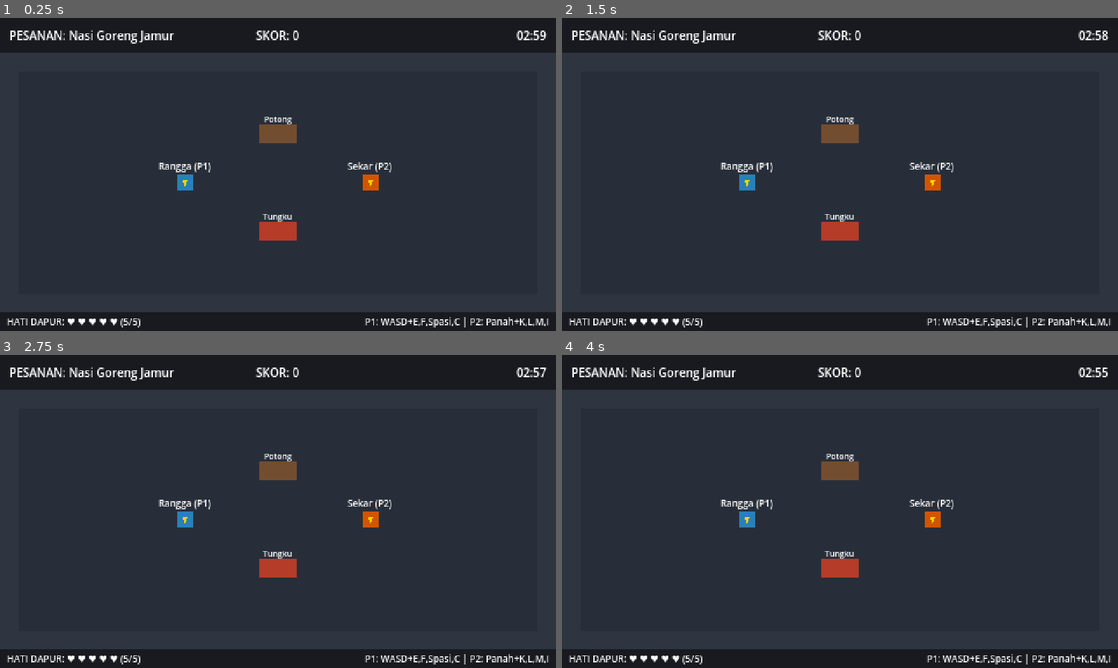
Above: before the commit, frames 1-4 (two rows, left to right).
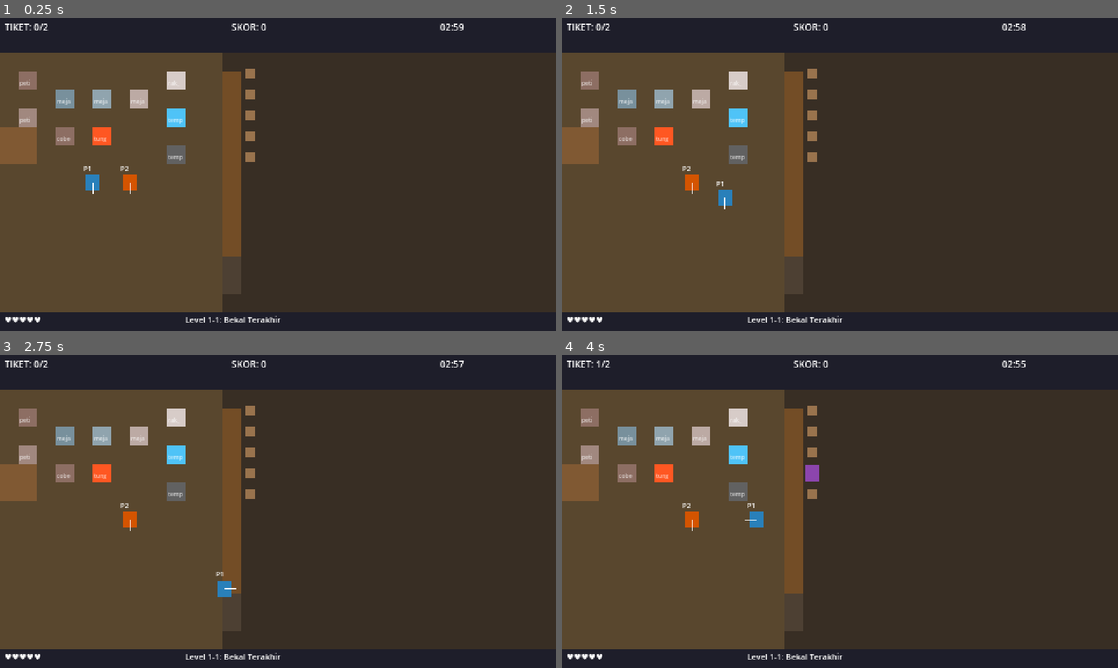
Above: after the commit, the same moments.

Repository: Shiki-12/hungry-dungeon
Game: Godot game, scene res://levels/kitchen_stage.tscn
Same seed, same stepped clock (60 frames per second), same inputs: the game is played once before the commit and once after it. Before the commit the project starts from res://levels/test_kitchen.tscn.
Inputs:
- Up to frame 1 (0.25 s): no input
- Up to frame 2 (1.5 s): tap Enter at 0.5 s; hold D (p1_move_right) 0.53-1.28 s; tap E (p1_interact) at 0.6 s; hold S (p1_move_down) from 1.28 s (still down); tap Space (p1_strike) at 1.35 s
- Up to frame 3 (2.75 s): release S (p1_move_down) at 2.03 s; hold D (p1_move_right) from 2.03 s (still down); tap C (p1_throw) at 2.1 s
- Up to frame 4 (4 s): release D (p1_move_right) at 2.78 s; hold W (p1_move_up) 2.78-3.53 s; tap F (p1_work) at 2.85 s; hold A (p1_move_left) from 3.53 s (still down); tap . (p2_interact) at 3.6 s

The runs differ from the first frame. In frame 1, 48% of the frame differs, in the area x 0-100%, y 1-99%; in frame 2, 48%; in frame 3, 48%; in frame 4, 48%.

Commit message:
feat: kitchen_stage integration, window 960x540, leak fix, milestone M0-M1 audit (12/12 PASS, 0 leaks)

Diff:
--- /dev/null
+++ b/levels/kitchen_stage.gd
@@ -0,0 +1,382 @@
+extends Node2D
+
+## Kitchen Stage — Integration scene for Stage 1.
+## Connects sim systems to view layer, handles input routing for 2P co-op.
+
+const CookScript: Script = preload("res://sim/entities/cook.gd")
+const CollisionScript: Script = preload("res://sim/systems/collision.gd")
+const OrdersScript: Script = preload("res://sim/systems/orders.gd")
+const ScoringScript: Script = preload("res://sim/systems/scoring.gd")
+const CombatScript: Script = preload("res://sim/systems/combat.gd")
+const HazardScript: Script = preload("res://sim/systems/hazards.gd")
+const MonsterScript: Script = preload("res://sim/entities/monster.gd")
+const StationScript: Script = preload("res://sim/entities/station.gd")
+const StationDataScript: Script = preload("res://data/station_data.gd")
+const ItemScript: Script = preload("res://sim/entities/item.gd")
+const PlatePoolScript: Script = preload("res://sim/systems/plate_pool.gd")
+const LevelDataScript: Script = preload("res://data/level_data.gd")
+
+const TILE: float = 16.0
+const HUD_TOP_H: float = 30.0
+const KITCHEN_H: float = 224.0
+const HUD_BOT_H: float = 16.0
+const KITCHEN_OFFSET: Vector2 = Vector2(0.0, HUD_TOP_H)
+
+# --- Sim State ---
+var cook_p1: RefCounted
+var cook_p2: RefCounted
+var lapak: LapakModule
+var orders: RefCounted
+var scoring: RefCounted
+var combat: RefCounted
+var hazards: RefCounted
+var plate_pool: RefCounted
+var level_data: Resource
+var monsters: Array = []
+var stations: Array = []
+var floor_items: Array = []
+var level_timer: float = 0.0
+var level_active: bool = false
+var monster_spawn_timer: float = 0.0
+var next_monster_id: int = 100
+
+# --- View Nodes (created dynamically) ---
+var kitchen_layer: Node2D
+var hud_top: Control
+var hud_bot: Control
+var score_label: Label
+var timer_label: Label
+var hearts_label: Label
+var tickets_label: Label
+var popup_label: Label
+
+# --- Level paths for debug switching ---
+const LEVEL_PATHS: Array[String] = [
+	"res://data/levels/level_1_1.tres",
+	"res://data/levels/level_1_2.tres",
+	"res://data/levels/level_1_3.tres",
+	"res://data/levels/level_1_4.tres",
+]
+
+func _ready() -> void:
+	_build_ui()
+	load_level(LEVEL_PATHS[0])
+
+func _build_ui() -> void:
+	# HUD Top
+	hud_top = Control.new()
+	hud_top.set_anchors_preset(Control.PRESET_TOP_WIDE)
+	hud_top.custom_minimum_size = Vector2(480, HUD_TOP_H)
+	hud_top.size = Vector2(480, HUD_TOP_H)
+	add_child(hud_top)
+	var top_bg: ColorRect = ColorRect.new()
+	top_bg.color = Color(0.1, 0.1, 0.15, 0.9)
+	top_bg.size = Vector2(480, HUD_TOP_H)
+	hud_top.add_child(top_bg)
+	tickets_label = Label.new()
+	tickets_label.position = Vector2(4, 2)
+	tickets_label.add_theme_font_size_override("font_size", 8)
+	tickets_label.text = "TIKET: --"
+	hud_top.add_child(tickets_label)
+	score_label = Label.new()
+	score_label.position = Vector2(200, 2)
+	score_label.add_theme_font_size_override("font_size", 8)
+	score_label.text = "SKOR: 0"
+	hud_top.add_child(score_label)
+	timer_label = Label.new()
+	timer_label.position = Vector2(380, 2)
+	timer_label.add_theme_font_size_override("font_size", 8)
+	timer_label.text = "03:00"
+	hud_top.add_child(timer_label)
+
+	# Kitchen layer
+	kitchen_layer = Node2D.new()
+	kitchen_layer.position = KITCHEN_OFFSET
+	kitchen_layer.y_sort_enabled = true
+	add_child(kitchen_layer)
+
+	# HUD Bottom
+	hud_bot = Control.new()
+	hud_bot.position = Vector2(0, HUD_TOP_H + KITCHEN_H)
+	hud_bot.custom_minimum_size = Vector2(480, HUD_BOT_H)
+	hud_bot.size = Vector2(480, HUD_BOT_H)
+	add_child(hud_bot)
+	var bot_bg: ColorRect = ColorRect.new()
+	bot_bg.color = Color(0.1, 0.1, 0.15, 0.9)
+	bot_bg.size = Vector2(480, HUD_BOT_H)
+	hud_bot.add_child(bot_bg)
+	hearts_label = Label.new()
+	hearts_label.position = Vector2(4, 1)
+	hearts_label.add_theme_font_size_override("font_size", 7)
+	hearts_label.text = "♥♥♥♥♥"
+	hud_bot.add_child(hearts_label)
+	popup_label = Label.new()
+	popup_label.position = Vector2(160, 1)
+	popup_label.add_theme_font_size_override("font_size", 7)
+	popup_label.text = ""
+	hud_bot.add_child(popup_label)
+
+func load_level(path: String) -> void:
+	# Clean previous
+	_clear_level()
+	level_data = load(path)
+	if level_data == null:
+		push_error("Cannot load level: " + path)
+		return
+
+	# Init sim systems
+	scoring = ScoringScript.new()
+	combat = CombatScript.new()
+	hazards = HazardScript.new()
+	hazards.configure_from_level(level_data)
+	orders = OrdersScript.new(42)
+	orders.max_open_tickets = level_data.max_open_tickets
+	plate_pool = PlatePoolScript.new(level_data.plate_count)
+
+	# Lapak
+	var small_count: int = 0
+	if level_data.seating != null and level_data.seating.has_method("get"):
+		small_count = level_data.seating.small_tables if "small_tables" in level_data.seating else 0
+	elif "seating" in level_data and level_data.seating != null:
+		small_count = level_data.seating.small_tables if level_data.seating.get("small_tables") != null else 0
+	lapak = LapakModule.new(5, small_count)
+	kitchen_layer.add_child(lapak)
+
+	# Cooks
+	cook_p1 = CookScript.new()
+	cook_p1.cook_id = 1
+	cook_p1.cook_name = "Rangga"
+	cook_p1.position = Vector2(5 * TILE, 7 * TILE)
+	cook_p2 = CookScript.new()
+	cook_p2.cook_id = 2
+	cook_p2.cook_name = "Sekar"
+	cook_p2.position = Vector2(7 * TILE, 7 * TILE)
+
+	# Spawn station placeholders
+	_spawn_stations()
+
+	# Draw kitchen background
+	_draw_kitchen_bg()
+
+	# Start level
+	level_timer = level_data.duration_sec
+	level_active = true
+	monster_spawn_timer = 3.0
+	Game.start_level(level_data.id, level_data.duration_sec)
+	_show_popup_for_level(level_data.id)
+
+func _clear_level() -> void:
+	level_active = false
+	monsters.clear()
+	stations.clear()
+	floor_items.clear()
+	for child: Node in kitchen_layer.get_children():
+		child.queue_free()
+
+func _spawn_stations() -> void:
+	# Place stations as colored placeholder rects in kitchen_layer
+	var station_defs: Array[Dictionary] = [
+		{"id": &"peti_bahan", "pos": Vector2(1, 1), "color": Color("#8d6e63")},
+		{"id": &"peti_nasi", "pos": Vector2(1, 3), "color": Color("#a1887f")},
+		{"id": &"meja_potong", "pos": Vector2(3, 2), "color": Color("#78909c")},
+		{"id": &"meja_kerja", "pos": Vector2(5, 2), "color": Color("#90a4ae")},
+		{"id": &"cobek", "pos": Vector2(3, 4), "color": Color("#8d6e63")},
+		{"id": &"tungku", "pos": Vector2(5, 4), "color": Color("#ff5722")},
+		{"id": &"meja_alas", "pos": Vector2(7, 2), "color": Color("#bcaaa4")},
+		{"id": &"rak_piring", "pos": Vector2(9, 1), "color": Color("#d7ccc8")},
+		{"id": &"tempat_cuci", "pos": Vector2(9, 3), "color": Color("#4fc3f7")},
+		{"id": &"tempat_sampah", "pos": Vector2(9, 5), "color": Color("#616161")},
+	]
+	for def: Dictionary in station_defs:
+		var sd: Resource = StationDataScript.new()
+		sd.id = def["id"]
+		sd.capacity = 1
+		var sim: RefCounted = StationScript.new(sd)
+		stations.append({"sim": sim, "pos": def["pos"], "color": def["color"], "id": def["id"]})
+		var view: Node2D = Node2D.new()
+		view.position = Vector2(def["pos"].x * TILE + 8, def["pos"].y * TILE + 8)
+		view.set_meta(&"station_id", def["id"])
+		kitchen_layer.add_child(view)
+
+func _draw_kitchen_bg() -> void:
+	queue_redraw()
+
+func _draw() -> void:
+	# Kitchen area BG
+	draw_rect(Rect2(0, HUD_TOP_H, 480, KITCHEN_H), Color(0.22, 0.18, 0.14))
+	# Tikar lapak (kolom 0-11)
+	draw_rect(Rect2(0, HUD_TOP_H, 12 * TILE, KITCHEN_H), Color(0.35, 0.28, 0.18))
+	# Meja Panjang (kolom 12)
+	for r: int in range(1, 11):
+		draw_rect(Rect2(12 * TILE, HUD_TOP_H + r * TILE, TILE, TILE), Color(0.45, 0.3, 0.15))
+	# Gerbang (kolom 12, r11-12)
+	draw_rect(Rect2(12 * TILE, HUD_TOP_H + 11 * TILE, TILE, 2 * TILE), Color(0.3, 0.25, 0.2))
+	# Gerobak placeholder (kolom 0-1, r4-5)
+	draw_rect(Rect2(0, HUD_TOP_H + 4 * TILE, 2 * TILE, 2 * TILE), Color(0.5, 0.35, 0.2))
+	# Station boxes
+	for st: Dictionary in stations:
+		var px: Vector2 = Vector2(st["pos"].x * TILE, HUD_TOP_H + st["pos"].y * TILE)
+		draw_rect(Rect2(px, Vector2(TILE, TILE)), st["color"])
+		# Label
+		_draw_station_label(px, st["id"])
+	# Seats
+	if lapak:
+		for seat: RefCounted in lapak.all_seats():
+			var sx: float = seat.position.x
+			var sy: float = HUD_TOP_H + seat.position.y
+			var seat_color: Color = Color(0.6, 0.45, 0.3)
+			if seat.occupant_monster_id >= 0:
+				seat_color = Color(0.8, 0.3, 0.5)
+			draw_rect(Rect2(sx - 4, sy - 4, 8, 8), seat_color)
+	# Cooks
+	if cook_p1:
+		_draw_cook(cook_p1, Color(0.16, 0.5, 0.73))
+	if cook_p2:
+		_draw_cook(cook_p2, Color(0.83, 0.33, 0.0))
+	# Monsters
+	for m: RefCounted in monsters:
+		_draw_monster(m)
+
+func _draw_cook(cook: RefCounted, color: Color) -> void:
+	var px: Vector2 = Vector2(cook.position.x, HUD_TOP_H + cook.position.y)
+	draw_rect(Rect2(px.x - 6, px.y - 7, 12, 14), color)
+	# Facing arrow
+	var arrow_end: Vector2 = px + cook.facing_direction * 10.0
+	draw_line(px, arrow_end, Color.WHITE, 1.0)
+	# Name tag
+	var tag: String = "P1" if cook.cook_id == 1 else "P2"
+	draw_string(ThemeDB.fallback_font, Vector2(px.x - 8, px.y - 10), tag, HORIZONTAL_ALIGNMENT_LEFT, -1, 6, Color.WHITE)
+
+func _draw_monster(m: RefCounted) -> void:
+	var px: Vector2 = Vector2(m.position.x, HUD_TOP_H + m.position.y)
+	var color: Color = Color(0.55, 0.27, 0.68)
+	if m.state == 7 or m.state == 8: # ENRAGED or ATTACKING
+		color = Color(0.91, 0.3, 0.24)
+	elif m.state == 9: # STEAL_RUN
+		color = Color(0.95, 0.61, 0.07)
+	draw_rect(Rect2(px.x - 6, px.y - 7, 12, 14), color)
+
+func _draw_station_label(px: Vector2, id: StringName) -> void:
+	var short: String = String(id).substr(0, 4)
+	draw_string(ThemeDB.fallback_font, Vector2(px.x + 1, px.y + 12), short, HORIZONTAL_ALIGNMENT_LEFT, -1, 5, Color(1, 1, 1, 0.7))
+
+func _physics_process(delta: float) -> void:
+	if not level_active:
+		return
+	# Input
+	_handle_cook_input(cook_p1, "p1", delta)
+	_handle_cook_input(cook_p2, "p2", delta)
+	# Sim tick
+	if lapak:
+		lapak.tick(delta)
+	if orders:
+		orders.tick(delta)
+	if hazards:
+		hazards.tick(delta)
+	for st: Dictionary in stations:
+		(st["sim"] as RefCounted).tick(delta)
+	# Monster spawning
+	_tick_monster_spawn(delta)
+	# Level timer
+	level_timer -= delta
+	if level_timer <= 0.0:
+		level_active = false
+		var stars: int = scoring.stars_for(level_data)
+		Game.end_level(true, stars)
+	# Update HUD
+	_update_hud()
+	queue_redraw()
+
+func _handle_cook_input(cook: RefCounted, prefix: String, delta: float) -> void:
+	var input_vec: Vector2 = Vector2.ZERO
+	if Input.is_action_pressed(prefix + "_move_up"):
+		input_vec.y -= 1.0
+	if Input.is_action_pressed(prefix + "_move_down"):
+		input_vec.y += 1.0
+	if Input.is_action_pressed(prefix + "_move_left"):
+		input_vec.x -= 1.0
+	if Input.is_action_pressed(prefix + "_move_right"):
+		input_vec.x += 1.0
+	cook.step(input_vec, delta)
+
+func _tick_monster_spawn(delta: float) -> void:
+	if orders == null or lapak == null:
+		return
+	var max_active: int = level_data.max_active_monsters if level_data else 4
+	if monsters.size() >= max_active:
+		return
+	monster_spawn_timer -= delta
+	if monster_spawn_timer <= 0.0:
+		monster_spawn_timer = randf_range(3.0, 6.0)
+		_spawn_monster()
+
+func _spawn_monster() -> void:
+	var m: RefCounted = MonsterScript.new(next_monster_id, &"goblin")
+	next_monster_id += 1
+	# Pick a free seat
+	var free: Array = []
+	for seat: RefCounted in lapak.all_seats():
+		if seat.is_free():
+			free.append(seat)
+	if free.is_empty():
+		return
+	var seat: RefCounted = free[randi() % free.size()]
+	seat.occupy(m.monster_id)
+	m.seat_id = seat.seat_id
+	m.position = seat.position
+	# Pick recipe
+	var recipes: Array = []
+	if level_data:
+		for r: StringName in level_data.active_recipes:
+			recipes.append(r)
+	if recipes.is_empty():
+		recipes.append(&"recipe_nasi_goreng_jamur")
+	var recipe: StringName = recipes[randi() % recipes.size()]
+	m.seat(seat.table_kind, seat.seat_id, recipe)
+	orders.register(m)
+	monsters.append(m)
+
+func _update_hud() -> void:
+	if score_label:
+		score_label.text = "SKOR: %d" % scoring.score
+	if timer_label:
+		var mins: int = int(level_timer) / 60
+		var secs: int = int(level_timer) % 60
+		timer_label.text = "%02d:%02d" % [mins, secs]
+	if hearts_label:
+		var h: String = ""
+		for i: int in range(5):
+			h += "♥" if i < scoring.hearts else "♡"
+		hearts_label.text = h
+	if tickets_label:
+		tickets_label.text = "TIKET: %d/%d" % [orders.open_ticket_count(), orders.max_open_tickets]
+
+func _show_popup_for_level(id: StringName) -> void:
+	if popup_label == null:
+		return
+	match id:
+		&"level_1_1":
+			popup_label.text = "Level 1-1: Bekal Terakhir"
+		&"level_1_2":
+			popup_label.text = "Level 1-2: Cuci Piring!"
+		&"level_1_3":
+			popup_label.text = "Level 1-3: Awas Pencuri!"
+		&"level_1_4":
+			popup_label.text = "Level 1-4: Pesta Goblin!"
+		_:
+			popup_label.text = String(id)
+
+func _unhandled_input(event: InputEvent) -> void:
+	if event.is_action_pressed("p1_pause") or event.is_action_pressed("p2_pause"):
+		Game.toggle_pause()
+	# Debug: F1-F4 switch levels
+	if event is InputEventKey and event.pressed:
+		match (event as InputEventKey).keycode:
+			KEY_F1:
+				load_level(LEVEL_PATHS[0])
+			KEY_F2:
+				load_level(LEVEL_PATHS[1])
+			KEY_F3:
+				load_level(LEVEL_PATHS[2])
+			KEY_F4:
+				load_level(LEVEL_PATHS[3])
--- /dev/null
+++ b/levels/kitchen_stage.tscn
@@ -0,0 +1,6 @@
+[gd_scene load_steps=2 format=3 uid="uid://kitchen_stage"]
+
+[ext_resource type="Script" path="res://levels/kitchen_stage.gd" id="1"]
+
+[node name="KitchenStage" type="Node2D"]
+script = ExtResource("1")
--- a/project.godot
+++ b/project.godot
@@ -11,7 +11,7 @@
 [application]
 
 config/name="Koki Dungeon"
-run/main_scene="res://levels/test_kitchen.tscn"
+run/main_scene="res://levels/kitchen_stage.tscn"
 config/features=PackedStringArray("4.7")
 config/icon="res://icon.svg"
 
--- a/tests/run_tests.gd
+++ b/tests/run_tests.gd
@@ -37,6 +37,7 @@
 		return
 	if not instance.has_method("run_all"):
 		push_error("Missing run_all: " + path)
+		_free_instance(instance)
 		_failed = true
 		return
 	var result: Variant = instance.call("run_all")
@@ -45,3 +46,14 @@
 		push_error("FAILED: " + path)
 	else:
 		print("PASS: " + path)
+	_free_instance(instance)
+
+func _free_instance(obj: Object) -> void:
+	if obj == null:
+		return
+	if obj is Node:
+		obj.free()
+	elif obj is RefCounted:
+		pass # RefCounted auto-freed
+	else:
+		obj.free()
--- a/tests/test_seating_and_layout.gd
+++ b/tests/test_seating_and_layout.gd
@@ -3,15 +3,20 @@
 func run_all() -> bool:
 	var module: LapakModule = LapakModule.new(5, 2)
 	if not module.is_inside(Vector2(479, 223)):
+		module.free()
 		return false
 	if module.is_inside(Vector2(480, 224)):
+		module.free()
 		return false
 	if module.long_table.seats.size() != 5:
+		module.free()
 		return false
 	for seat: SimSeat in module.long_table.seats:
 		if int(seat.position.x / 16.0) != 13:
+			module.free()
 			return false
 		if seat.order_anchor_offset.x <= 0.0:
+			module.free()
 			return false
 	var first: SimSeat = module.long_table.seats[0]
 	first.plate_state = SimSeat.PLATE_SERVED
@@ -19,8 +24,11 @@
 	first.vacate()
 	module.tick(1.9)
 	if first.plate_state != SimSeat.PLATE_SERVED:
+		module.free()
 		return false
 	module.tick(0.1)
 	if first.plate_state != SimSeat.PLATE_DIRTY:
+		module.free()
 		return false
+	module.free()
 	return true
--- a/view/item_view.gd
+++ b/view/item_view.gd
@@ -5,7 +5,7 @@
 var item_id: StringName = &""
 var displayed_components: Array[StringName] = []
 
-func set_item(item: SimItem) -> void:
+func set_item_from(item: RefCounted) -> void:
 	item_id = item.item_id
 	displayed_components = item.components.duplicate()
 
--- a/view/monster_view.gd
+++ b/view/monster_view.gd
@@ -2,7 +2,7 @@
 extends Node2D
 
 ## View-only monster representation. Asset access stays ID-based.
-var monster: SimMonster
+var monster: RefCounted
 var asset_id: StringName = &"monster_goblin"
 
 func _process(_delta: float) -> void:
@@ -15,8 +15,8 @@
 	if monster == null:
 		return
 	var color: Color = Color("#8e44ad")
-	if monster.state == SimMonster.State.ENRAGED or monster.state == SimMonster.State.ATTACKING:
+	if monster.state == 7 or monster.state == 8: # ENRAGED or ATTACKING
 		color = Color("#e74c3c")
-	elif monster.state == SimMonster.State.STEAL_RUN:
+	elif monster.state == 9: # STEAL_RUN
 		color = Color("#f39c12")
 	draw_rect(Rect2(-6.0, -7.0, 12.0, 14.0), color)
Not shown, changed: milestone.md
